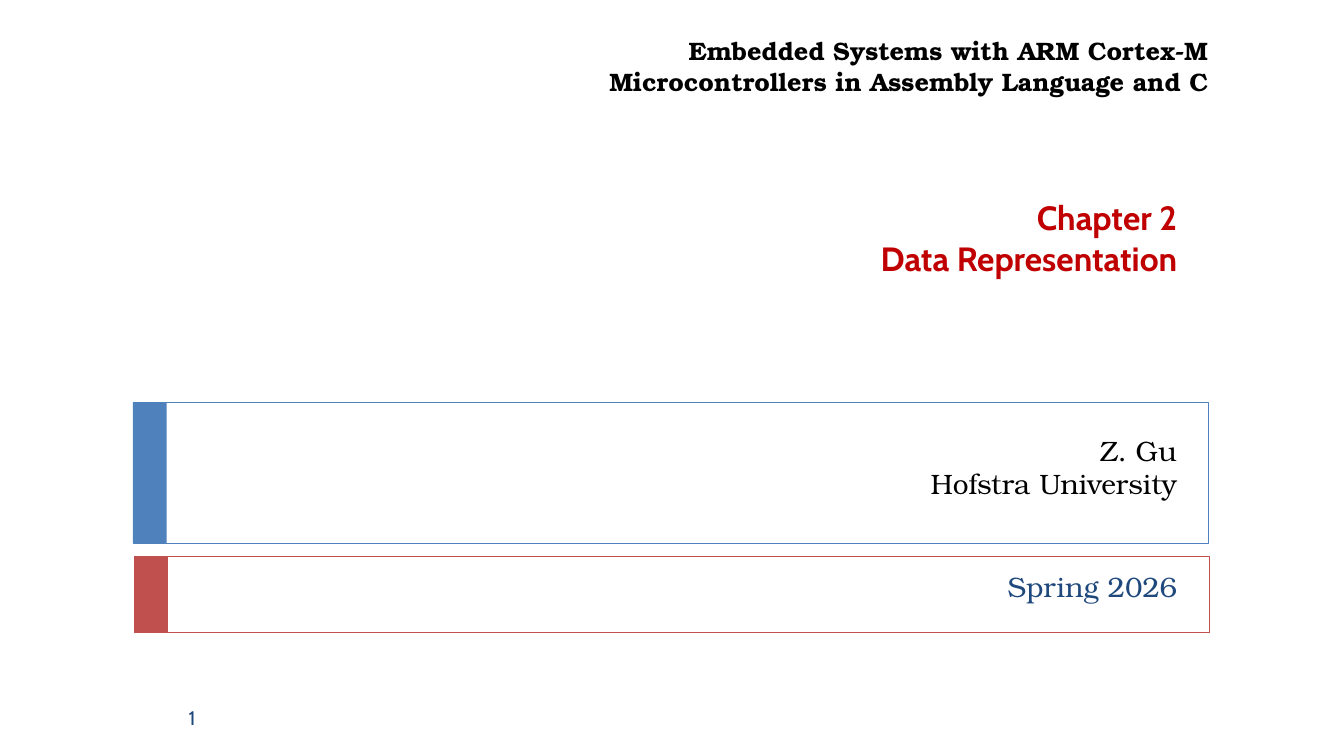
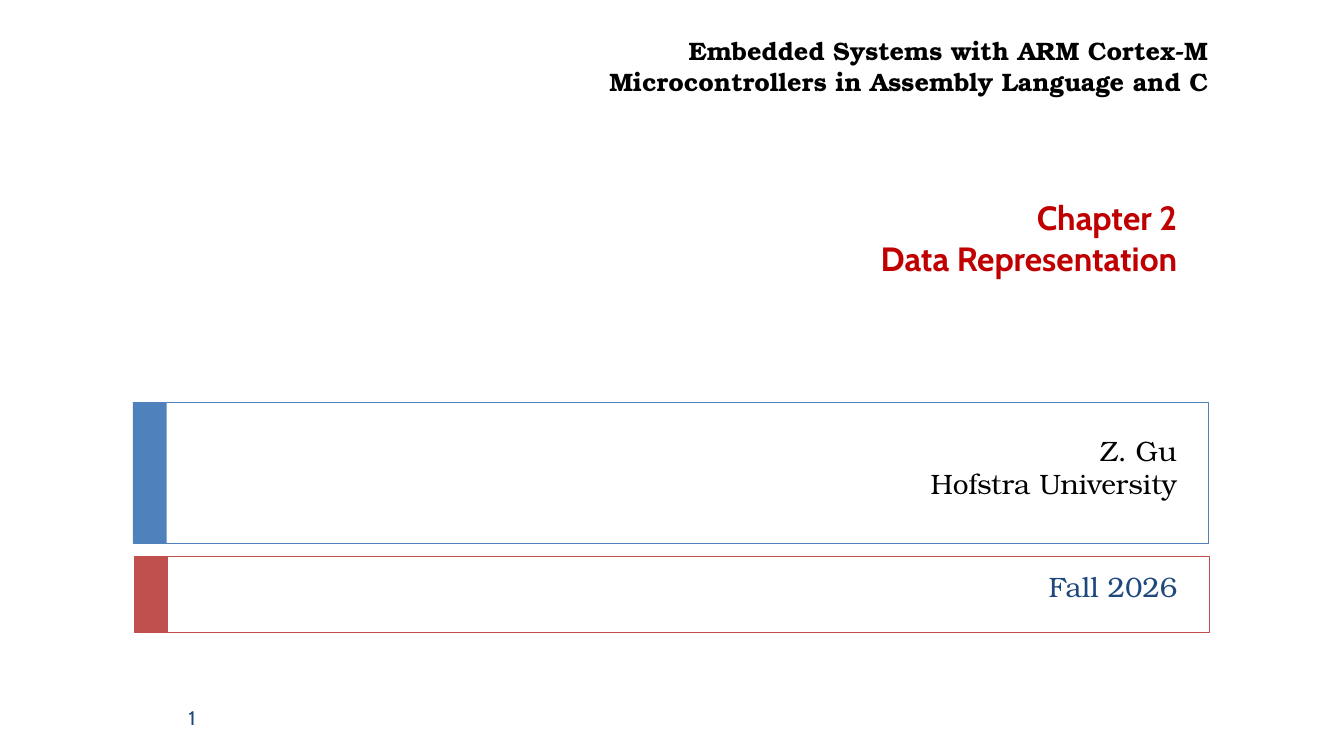
Before and after one commit to guhofstra/CSC111Fa26, a slide deck: slide 1 of PPTs/Ch2_Data_Representation.pptx. Drawn at 1344x756 pixels with LibreOffice and Linux fonts; fonts in the diff are those of the drawing. Boxes give left, top, right and bottom in pixels: in the first picture for what was removed or moved away, otherwise in the second. Text is boxed around its words. In the diff, an @@ line names an element or a change of style, - is before the commit and + after.

```diff
--- a/PPTs/Ch2_Data_Representation.pptx
+++ b/PPTs/Ch2_Data_Representation.pptx
@@ subtitle at box(1049, 577, 1178, 598): text changed @@
-Spring 2026
+Fall 2026
```
Also in this commit, not shown: 1 other slide changed, 11 other files.
